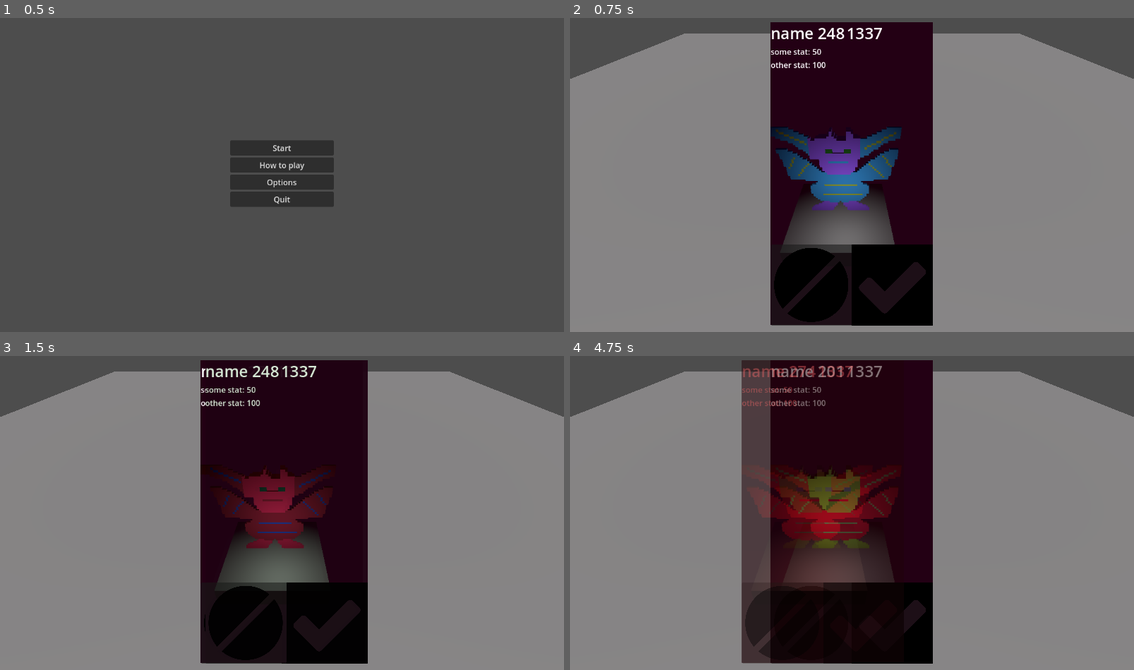
Above: before the commit, frames 1-4 (two rows, left to right).
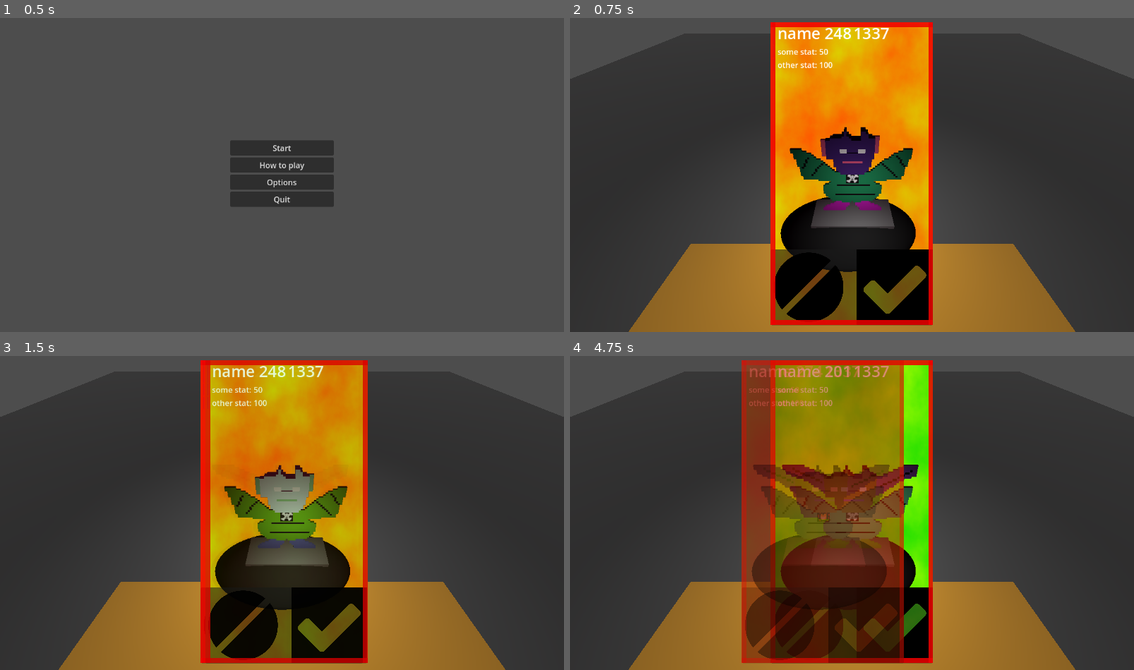
Above: after the commit, the same moments.

Repository: gams-n-such/LD55
Game: Godot game, scene res://Menu/main_menu.tscn
The game is run twice, just before and just after one commit, with the same random seed, the same clock (stepped at 60 frames per second) and the same inputs.
Inputs (mouse positions are in pixels of both pictures, inside the frame that each line leads up to; where the layout moved, square brackets give the same spot in the first picture):
- Up to frame 1 (0.5 s): no input
- Up to frame 2 (0.75 s): click "Start" at 0.5 s
- Up to frame 3 (1.5 s): click (236, 626) [242, 622] at 1.25 s
- Up to frame 4 (4.75 s): click (806, 626) [812, 622] at 2 s; click (897, 626) [891, 622] at 2.75 s; click (897, 626) [891, 622] at 3.5 s; hold D (right) from 4.28 s (still down)

Frame 1 is identical in both runs. In frame 2, 88% of the frame differs, in the area x 0-100%, y 1-100%; in frame 3, 88%; in frame 4, 91%.

Commit message:
random_monster
random_monster

Diff:
--- a/Demon_assets/TwoButtonsLayout.gd
+++ b/Demon_assets/TwoButtonsLayout.gd
@@ -5,9 +5,9 @@
 	var b1:Control=$decline
 	var b2:Control=$accept
 	#print(self.size)
-	self.size.y=self.size.x*0.5
+	self.size.y=min(self.size.x*0.5,get_parent().size.y*0.25)
 	self.position.y=get_parent().size.y-self.size.y
-	b1.position=Vector2(0,0)*self.size.x*0.5
-	b1.size=Vector2(1,1)*self.size.x*0.5
-	b2.position=Vector2(1,0)*self.size.x*0.5
-	b2.size=Vector2(1,1)*self.size.x*0.5
+	b1.position=Vector2(0,0)*size.y
+	b1.size=Vector2(1,1)*size.y
+	b2.position=Vector2(1,0)*(size.x-size.y)
+	b2.size=Vector2(1,1)*size.y
--- a/Demon_assets/demon_card.gd
+++ b/Demon_assets/demon_card.gd
@@ -8,7 +8,11 @@
 @export var accept:BaseButton
 @export var decline:BaseButton
 
-@onready var demon = load("res://Demon_assets/Demon.tscn").instantiate()
+var demon
+
+func _enter_tree():
+	demon = load("res://Demon_assets/Demon.tscn").instantiate()
+	print("my name is:"+name)
 
 # Called when the node enters the scene tree for the first time.
 func _ready():
--- a/Demon_assets/demon_card.tscn
+++ b/Demon_assets/demon_card.tscn
@@ -1,16 +1,27 @@
-[gd_scene load_steps=7 format=3 uid="uid://ikhqs0utn87o"]
+[gd_scene load_steps=10 format=3 uid="uid://ikhqs0utn87o"]
 
 [ext_resource type="Script" path="res://Demon_assets/demon_card.gd" id="1_sc3gs"]
+[ext_resource type="Texture2D" uid="uid://d4nbdgg6birjy" path="res://Demon_assets/demons/adv/bg1.png" id="2_8bqlr"]
 [ext_resource type="Texture2D" uid="uid://bsce5kqkcacvi" path="res://Demon_assets/accept-svgrepo-com.svg" id="2_dj31m"]
 [ext_resource type="Texture2D" uid="uid://dh1mbr82dy11b" path="res://Demon_assets/demon_preview.jpg" id="2_faytf"]
+[ext_resource type="Script" path="res://Demon_assets/demons/randomhead.gd" id="2_pafag"]
 [ext_resource type="PackedScene" uid="uid://d2uig8x87eq8s" path="res://privew_3d_demon.tscn" id="2_vluwp"]
 [ext_resource type="Script" path="res://Demon_assets/TwoButtonsLayout.gd" id="3_cv786"]
 [ext_resource type="Texture2D" uid="uid://cwltufm4ohyee" path="res://Demon_assets/decline-solid-svgrepo-com.svg" id="3_dml05"]
+[ext_resource type="Texture2D" uid="uid://d23afo404ir26" path="res://Demon_assets/demons/adv/bg2.png" id="4_d28rj"]
 
 [node name="Demon_card" type="CanvasLayer" node_paths=PackedStringArray("accept", "decline")]
 script = ExtResource("1_sc3gs")
 accept = NodePath("PanelContainer/Info_vbox/Buttons_grid/decline")
 decline = NodePath("PanelContainer/Info_vbox/Buttons_grid/accept")
+
+[node name="Control2" type="Control" parent="."]
+layout_mode = 3
+anchors_preset = 0
+offset_left = 410.0
+offset_top = 14.0
+offset_right = 741.999
+offset_bottom = 634.0
 
 [node name="PanelContainer" type="PanelContainer" parent="."]
 clip_contents = true
@@ -24,12 +35,37 @@
 grow_horizontal = 2
 grow_vertical = 2
 
+[node name="Control" type="Control" parent="PanelContainer"]
+layout_mode = 2
+script = ExtResource("2_pafag")
+
+[node name="TextureRect" type="TextureRect" parent="PanelContainer/Control"]
+show_behind_parent = true
+layout_mode = 1
+anchors_preset = 15
+anchor_right = 1.0
+anchor_bottom = 1.0
+grow_horizontal = 2
+grow_vertical = 2
+texture = ExtResource("2_8bqlr")
+
+[node name="TextureRect2" type="TextureRect" parent="PanelContainer/Control"]
+show_behind_parent = true
+layout_mode = 1
+anchors_preset = 15
+anchor_right = 1.0
+anchor_bottom = 1.0
+grow_horizontal = 2
+grow_vertical = 2
+texture = ExtResource("4_d28rj")
+
 [node name="SubViewportContainer" type="SubViewportContainer" parent="PanelContainer"]
 layout_mode = 2
 stretch = true
 
 [node name="photo" type="SubViewport" parent="PanelContainer/SubViewportContainer"]
 own_world_3d = true
+transparent_bg = true
 handle_input_locally = false
 size = Vector2i(331, 620)
 render_target_update_mode = 4
@@ -49,6 +85,10 @@
 [node name="Name_age_vbox" type="HBoxContainer" parent="PanelContainer/Info_vbox"]
 layout_mode = 2
 
+[node name="VSeparator" type="VSeparator" parent="PanelContainer/Info_vbox/Name_age_vbox"]
+custom_minimum_size = Vector2(10, 0)
+layout_mode = 2
+
 [node name="name" type="Label" parent="PanelContainer/Info_vbox/Name_age_vbox"]
 layout_mode = 2
 theme_override_font_sizes/font_size = 32
@@ -61,7 +101,11 @@
 
 [node name="Stats_grid" type="GridContainer" parent="PanelContainer/Info_vbox"]
 layout_mode = 2
-columns = 2
+columns = 3
+
+[node name="VSeparator2" type="VSeparator" parent="PanelContainer/Info_vbox/Stats_grid"]
+custom_minimum_size = Vector2(10, 0)
+layout_mode = 2
 
 [node name="stat_1" type="Label" parent="PanelContainer/Info_vbox/Stats_grid"]
 layout_mode = 2
@@ -72,6 +116,10 @@
 layout_mode = 2
 text = "50
 "
+
+[node name="VSeparator3" type="VSeparator" parent="PanelContainer/Info_vbox/Stats_grid"]
+custom_minimum_size = Vector2(10, 0)
+layout_mode = 2
 
 [node name="stat_2" type="Label" parent="PanelContainer/Info_vbox/Stats_grid"]
 layout_mode = 2
@@ -90,8 +138,8 @@
 
 [node name="decline" type="TextureButton" parent="PanelContainer/Info_vbox/Buttons_grid"]
 layout_mode = 2
-offset_right = 165.5
-offset_bottom = 165.5
+offset_right = 155.0
+offset_bottom = 155.0
 texture_normal = ExtResource("3_dml05")
 ignore_texture_size = true
 stretch_mode = 0
@@ -99,9 +147,51 @@
 [node name="accept" type="TextureButton" parent="PanelContainer/Info_vbox/Buttons_grid"]
 layout_direction = 2
 layout_mode = 2
-offset_left = 165.5
+offset_left = 176.0
 offset_right = 331.0
-offset_bottom = 165.5
+offset_bottom = 155.0
 texture_normal = ExtResource("2_dj31m")
 ignore_texture_size = true
 stretch_mode = 0
+
+[node name="ColorRect" type="Control" parent="PanelContainer"]
+layout_mode = 2
+mouse_filter = 2
+
+[node name="ColorRect2" type="ColorRect" parent="PanelContainer/ColorRect"]
+custom_minimum_size = Vector2(0, 10)
+layout_mode = 1
+anchors_preset = 10
+anchor_right = 1.0
+grow_horizontal = 2
+color = Color(0.937255, 0, 0, 0.862745)
+
+[node name="ColorRect3" type="ColorRect" parent="PanelContainer/ColorRect"]
+custom_minimum_size = Vector2(0, 10)
+layout_mode = 1
+anchors_preset = 12
+anchor_top = 1.0
+anchor_right = 1.0
+anchor_bottom = 1.0
+grow_horizontal = 2
+grow_vertical = 0
+color = Color(0.937255, 0, 0, 0.862745)
+
+[node name="ColorRect4" type="ColorRect" parent="PanelContainer/ColorRect"]
+custom_minimum_size = Vector2(10, 10)
+layout_mode = 1
+anchors_preset = 9
+anchor_bottom = 1.0
+grow_vertical = 2
+color = Color(0.937255, 0, 0, 0.862745)
+
+[node name="ColorRect5" type="ColorRect" parent="PanelContainer/ColorRect"]
+custom_minimum_size = Vector2(10, 10)
+layout_mode = 1
+anchors_preset = 11
+anchor_left = 1.0
+anchor_right = 1.0
+anchor_bottom = 1.0
+grow_horizontal = 0
+grow_vertical = 2
+color = Color(0.937255, 0, 0, 0.862745)
--- a/Domo.gd
+++ b/Demon_assets/demons/Domo.gd
@@ -3,6 +3,8 @@
 
 # Called when the node enters the scene tree for the first time.
 func _ready():
+	#var n=find_parent("Demon_card").demon.Name
+	#print("read:"+n)
 	var m:Mesh=self.mesh
 	var mat:BaseMaterial3D=m.surface_get_material(0)
 	#mat.albedo_texture
@@ -10,12 +12,24 @@
 	data.resize(256*3)
 	data.fill(0)
 	randomize()
-	data[251*3+0]=randi()%256
-	data[251*3+1]=randi()%256
-	data[251*3+2]=randi()%256
-	for i in 256*3:
-		data[i]=randi()%256
-	print(data)
+	#head
+	data[248*3+0]=randi()%256
+	data[248*3+1]=randi()%256
+	data[248*3+2]=randi()%256
+
+	#body
+	data[250*3+0]=randi()%256
+	data[250*3+1]=randi()%256
+	data[250*3+2]=randi()%256
+
+	#eye
+	data[249*3+0]=255
+	data[249*3+1]=255
+	data[249*3+2]=255
+
+	#for i in 256*3:
+	#	data[i]=randi()%256
+	#print(data)
 	var i=Image.create_from_data(256,1,false,Image.FORMAT_RGB8,data)
 	i.save_jpg("test.jpg")
 	var t:ImageTexture=ImageTexture.create_from_image(i)
--- /dev/null
+++ b/Demon_assets/demons/randomhead.gd
@@ -0,0 +1,7 @@
+extends Node
+
+func _ready():
+	for c in get_children():
+		#var mi:MeshInstance3D=c
+		c.visible=false
+	get_child(randi()%get_child_count()).visible=true
--- a/Levels/sandbox.tscn
+++ b/Levels/sandbox.tscn
@@ -7,9 +7,20 @@
 
 [sub_resource type="BoxMesh" id="BoxMesh_2upgq"]
 
+[sub_resource type="StandardMaterial3D" id="StandardMaterial3D_ffn0c"]
+albedo_color = Color(0.152941, 0.152941, 0.152941, 1)
+
 [sub_resource type="BoxShape3D" id="BoxShape3D_oggdw"]
 
 [sub_resource type="BoxMesh" id="BoxMesh_258m0"]
+
+[sub_resource type="BoxMesh" id="BoxMesh_iovbl"]
+
+[sub_resource type="StandardMaterial3D" id="StandardMaterial3D_bvsud"]
+albedo_color = Color(0.501961, 0.345098, 0.0196078, 1)
+
+[sub_resource type="ConcavePolygonShape3D" id="ConcavePolygonShape3D_em3y7"]
+data = PackedVector3Array(-0.5, 0.5, 0.5, 0.5, 0.5, 0.5, -0.5, -0.5, 0.5, 0.5, 0.5, 0.5, 0.5, -0.5, 0.5, -0.5, -0.5, 0.5, 0.5, 0.5, -0.5, -0.5, 0.5, -0.5, 0.5, -0.5, -0.5, -0.5, 0.5, -0.5, -0.5, -0.5, -0.5, 0.5, -0.5, -0.5, 0.5, 0.5, 0.5, 0.5, 0.5, -0.5, 0.5, -0.5, 0.5, 0.5, 0.5, -0.5, 0.5, -0.5, -0.5, 0.5, -0.5, 0.5, -0.5, 0.5, -0.5, -0.5, 0.5, 0.5, -0.5, -0.5, -0.5, -0.5, 0.5, 0.5, -0.5, -0.5, 0.5, -0.5, -0.5, -0.5, 0.5, 0.5, 0.5, -0.5, 0.5, 0.5, 0.5, 0.5, -0.5, -0.5, 0.5, 0.5, -0.5, 0.5, -0.5, 0.5, 0.5, -0.5, -0.5, -0.5, 0.5, 0.5, -0.5, 0.5, -0.5, -0.5, -0.5, 0.5, -0.5, 0.5, 0.5, -0.5, -0.5, -0.5, -0.5, -0.5)
 
 [node name="Sandbox" type="Node3D"]
 
@@ -22,6 +33,7 @@
 [node name="MeshInstance3D" type="MeshInstance3D" parent="ground/CollisionShape3D"]
 mesh = SubResource("BoxMesh_2upgq")
 skeleton = NodePath("../..")
+surface_material_override/0 = SubResource("StandardMaterial3D_ffn0c")
 
 [node name="box" type="StaticBody3D" parent="."]
 transform = Transform3D(1, 0, 0, 0, 1, 0, 0, 0, 1, 3.62778, 1.10069, 0)
@@ -43,3 +55,18 @@
 transform = Transform3D(1, 0, 0, 0, 1, 0, 0, 0, 1, 0, 1.48497, 0)
 
 [node name="Demon_manager" parent="." instance=ExtResource("2_yy123")]
+
+[node name="MeshInstance3D" type="MeshInstance3D" parent="."]
+transform = Transform3D(23.1394, 0, 0, 0, 0.990974, 1.06821, 0, -0.134055, 7.89654, 0, 0.446264, 20)
+mesh = SubResource("BoxMesh_iovbl")
+surface_material_override/0 = SubResource("StandardMaterial3D_bvsud")
+
+[node name="StaticBody3D" type="StaticBody3D" parent="MeshInstance3D"]
+
+[node name="CollisionShape3D" type="CollisionShape3D" parent="MeshInstance3D/StaticBody3D"]
+shape = SubResource("ConcavePolygonShape3D_em3y7")
+
+[node name="OmniLight3D" type="OmniLight3D" parent="."]
+transform = Transform3D(1, 0, 0, 0, 1, 0, 0, 0, 1, 0, 7.089, 14.8418)
+light_energy = 16.0
+omni_range = 23.1435
--- a/privew_3d_demon.tscn
+++ b/privew_3d_demon.tscn
@@ -1,7 +1,25 @@
-[gd_scene load_steps=5 format=3 uid="uid://d2uig8x87eq8s"]
+[gd_scene load_steps=17 format=3 uid="uid://d2uig8x87eq8s"]
 
-[ext_resource type="ArrayMesh" uid="uid://cecl0igsp7561" path="res://Demon_assets/demons/domo.obj" id="1_k01ca"]
-[ext_resource type="Script" path="res://Domo.gd" id="2_l84vr"]
+[ext_resource type="Script" path="res://Demon_assets/demons/randomhead.gd" id="1_tuuii"]
+[ext_resource type="ArrayMesh" uid="uid://b82vvl47wp8ac" path="res://Demon_assets/demons/adv/domo_body-1-imp.obj" id="2_mp1qm"]
+[ext_resource type="Script" path="res://Demon_assets/demons/Domo.gd" id="3_jui1j"]
+[ext_resource type="ArrayMesh" uid="uid://cm1inxwtycgoy" path="res://Demon_assets/demons/adv/domo_body-0-imp.obj" id="4_xc600"]
+[ext_resource type="ArrayMesh" uid="uid://c5mqgqw50fa83" path="res://Demon_assets/demons/adv/domo_body-2-body.obj" id="5_uguf6"]
+[ext_resource type="Texture2D" uid="uid://bnqyypn825i3b" path="res://Demon_assets/demons/adv/demo_logo2.png" id="6_86qvk"]
+[ext_resource type="Texture2D" uid="uid://d4nbdgg6birjy" path="res://Demon_assets/demons/adv/bg1.png" id="7_5kl42"]
+[ext_resource type="Texture2D" uid="uid://k67ouykrntpm" path="res://Demon_assets/demons/adv/demo_logo.png" id="7_nokv4"]
+
+[sub_resource type="StandardMaterial3D" id="StandardMaterial3D_y6d2a"]
+albedo_texture = ExtResource("6_86qvk")
+
+[sub_resource type="StandardMaterial3D" id="StandardMaterial3D_rhixk"]
+albedo_texture = ExtResource("7_5kl42")
+
+[sub_resource type="PlaneMesh" id="PlaneMesh_cjesy"]
+material = SubResource("StandardMaterial3D_rhixk")
+
+[sub_resource type="StandardMaterial3D" id="StandardMaterial3D_ybb1e"]
+albedo_texture = ExtResource("7_nokv4")
 
 [sub_resource type="Environment" id="Environment_jec0h"]
 background_mode = 1
@@ -10,22 +28,67 @@
 
 [sub_resource type="BoxMesh" id="BoxMesh_8e33d"]
 
+[sub_resource type="SphereMesh" id="SphereMesh_th83c"]
+
+[sub_resource type="StandardMaterial3D" id="StandardMaterial3D_28hl0"]
+albedo_color = Color(0.141176, 0.141176, 0.141176, 0.301961)
+
 [node name="Privew3dDemon" type="Node"]
 
 [node name="Camera3D" type="Camera3D" parent="."]
 transform = Transform3D(1, 0, 0, 0, 0.835779, 0.549067, 0, -0.549067, 0.835779, -0.58481, 5.5821, 5.59968)
 
-[node name="Domo" type="MeshInstance3D" parent="."]
-transform = Transform3D(1, 0, 0, 0, 1, 0, 0, 0, 1, -1.33892, 0, -2.24696)
-mesh = ExtResource("1_k01ca")
-script = ExtResource("2_l84vr")
+[node name="demon_look" type="Node3D" parent="."]
+transform = Transform3D(1, 0, 0, 0, 1, 0, 0, 0, 1, -0.71298, -2.27069, -2.24696)
+
+[node name="randomhead" type="Node3D" parent="demon_look"]
+transform = Transform3D(1, 0, 0, 0, 1, 0, 0, 0, 1, 0, 2.27069, 0)
+script = ExtResource("1_tuuii")
+
+[node name="Domo3" type="MeshInstance3D" parent="demon_look/randomhead"]
+transform = Transform3D(1, 0, 0, 0, 1, 0, 0, 0, 1, 6.35545, 0, 0)
+mesh = ExtResource("2_mp1qm")
+skeleton = NodePath("../../..")
+script = ExtResource("3_jui1j")
+
+[node name="Domo2" type="MeshInstance3D" parent="demon_look/randomhead"]
+mesh = ExtResource("4_xc600")
+skeleton = NodePath("../../..")
+script = ExtResource("3_jui1j")
+
+[node name="Domo" type="MeshInstance3D" parent="demon_look"]
+transform = Transform3D(1, 0, 0, 0, 1, 0, 0, 0, 1, 0, 2.27069, 0)
+mesh = ExtResource("5_uguf6")
+skeleton = NodePath("../..")
+script = ExtResource("3_jui1j")
+
+[node name="randomlogo" type="Node3D" parent="demon_look"]
+transform = Transform3D(0.3, 0, 0, 0, -1.31134e-08, -0.3, 0, 0.3, -1.31134e-08, 0.140206, 2.46888, 0.0561628)
+script = ExtResource("1_tuuii")
+
+[node name="MeshInstance3D3" type="MeshInstance3D" parent="demon_look/randomlogo"]
+transform = Transform3D(1, 0, 0, 0, 1, 3.55271e-15, 0, -3.55271e-15, 1, 0, 0.185278, 0)
+material_override = SubResource("StandardMaterial3D_y6d2a")
+mesh = SubResource("PlaneMesh_cjesy")
+skeleton = NodePath("../../..")
+
+[node name="MeshInstance3D2" type="MeshInstance3D" parent="demon_look/randomlogo"]
+transform = Transform3D(1, 0, 0, 0, 1, 3.55271e-15, 0, -3.55271e-15, 1, 0, 0, 0)
+material_override = SubResource("StandardMaterial3D_ybb1e")
+mesh = SubResource("PlaneMesh_cjesy")
+skeleton = NodePath("../../..")
 
 [node name="OmniLight3D" type="OmniLight3D" parent="."]
-transform = Transform3D(1, 0, 0, 0, 1, 0, 0, 0, 1, -0.874537, 0, -0.261713)
+transform = Transform3D(1, 0, 0, 0, 1, 0, 0, 0, 1, -0.248599, 0, -0.261713)
 
 [node name="WorldEnvironment" type="WorldEnvironment" parent="."]
 environment = SubResource("Environment_jec0h")
 
 [node name="MeshInstance3D" type="MeshInstance3D" parent="."]
-transform = Transform3D(5, 0, 0, 0, 1, 0, 0, 0, 5, -1.17724, -2.439, -2.1271)
+transform = Transform3D(4.09924, 0, 0, 0, 1, 0, 0, 0, 2.01824, -0.551305, -2.439, -2.1271)
 mesh = SubResource("BoxMesh_8e33d")
+
+[node name="MeshInstance3D2" type="MeshInstance3D" parent="."]
+transform = Transform3D(7, 0, 0, 0, 1, 0, 0, 0, 5, -0.774109, -2.50758, -1.63717)
+mesh = SubResource("SphereMesh_th83c")
+surface_material_override/0 = SubResource("StandardMaterial3D_28hl0")
Binary file added: Demon_assets/demons/adv/bg1.png
Not shown, added: Demon_assets/demons/adv/bg1.png.import
Binary file added: Demon_assets/demons/adv/bg2.png
Not shown, added: Demon_assets/demons/adv/bg2.png.import
Binary file added: Demon_assets/demons/adv/demo_logo.png
Not shown, added: Demon_assets/demons/adv/demo_logo.png.import
Binary file added: Demon_assets/demons/adv/demo_logo2.png
Not shown, added: Demon_assets/demons/adv/demo_logo2.png.import
Not shown, added: Demon_assets/demons/adv/domo_body-0-imp.mtl
Not shown, added: Demon_assets/demons/adv/domo_body-0-imp.obj
Not shown, added: Demon_assets/demons/adv/domo_body-0-imp.obj.import
Binary file added: Demon_assets/demons/adv/domo_body-0-imp.png
(and 13 more such lines)
